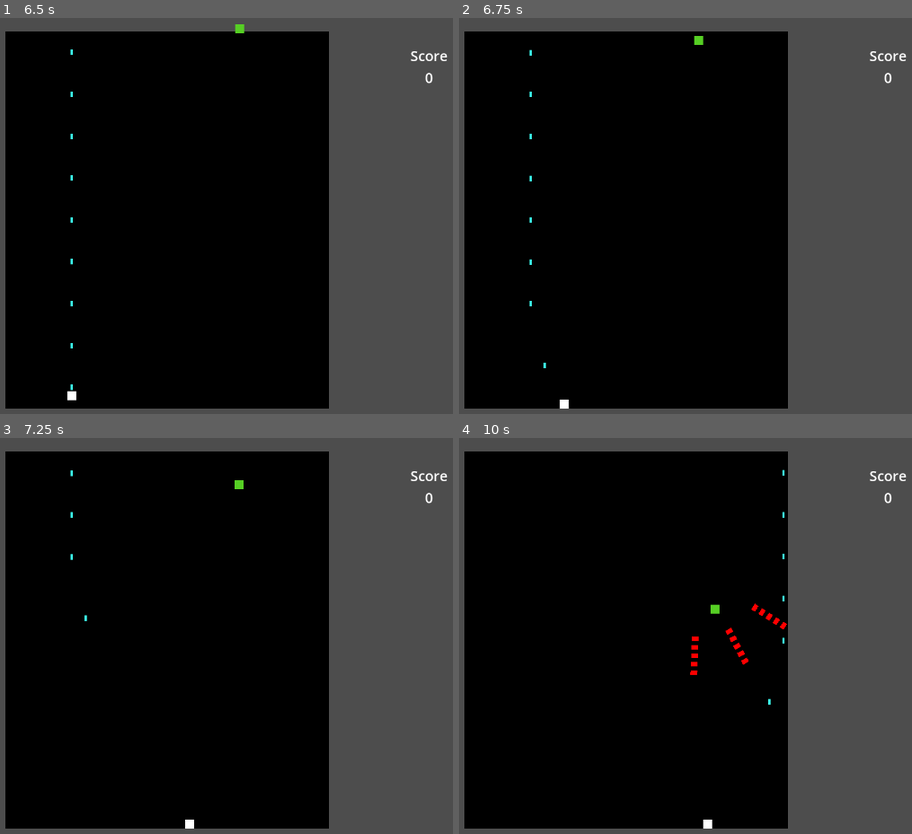
Above: before the commit, frames 1-4 (two rows, left to right).
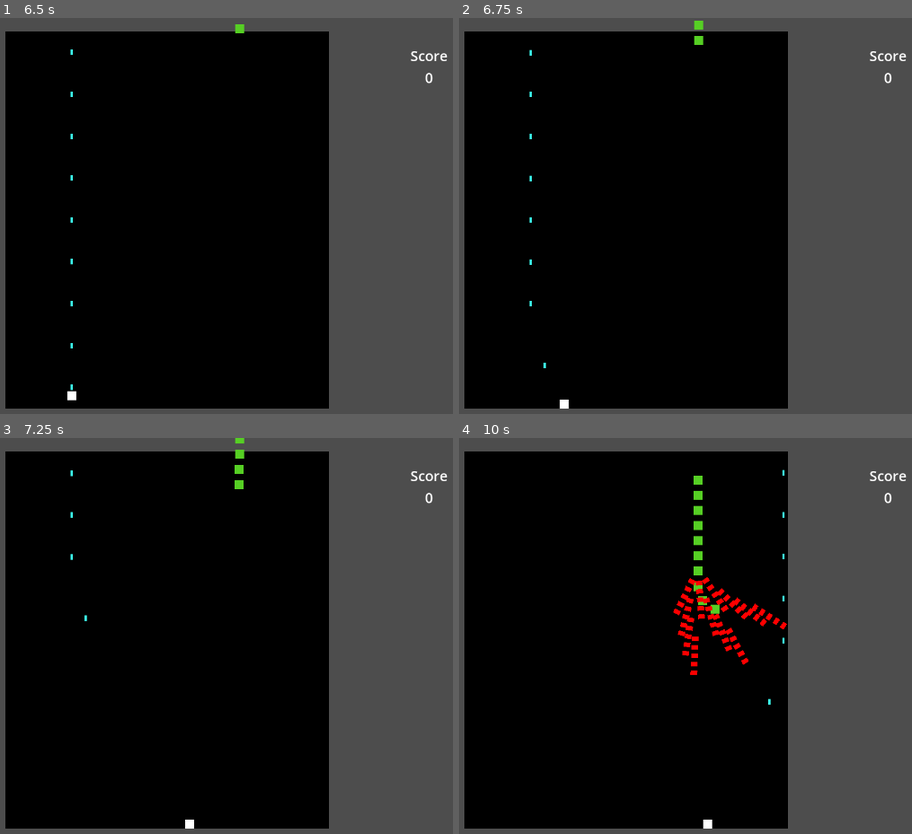
Above: after the commit, the same moments.

Repository: lukeledvina/Bullet-Hell-Godot
Game: Godot game, scene res://Scenes/main_menu.tscn
Two runs of this game, one before a commit and one after it. Both use one fixed random seed, a clock stepped at 60 frames per second and the inputs below.
Inputs:
- Up to frame 1 (6.5 s): click "Play" at 0.5 s; tap Enter at 1.25 s; hold D (right) 1.28-2.03 s; hold Space (shoot) 1.28-2.03 s; hold S (down) 2.03-2.78 s; tap Space (shoot) at 2.1, 3.6, 5.1 s; hold D (right) 2.78-3.53 s; hold Space (shoot) 2.78-3.53 s; hold W (up) 3.53-4.28 s; hold Space (shoot) 4.28-5.03 s; hold A (left) 4.28-5.78 s; hold S (down) from 5.78 s (still down); hold Space (shoot) from 5.78 s (still down)
- Up to frame 2 (6.75 s): release S (down) at 6.53 s; release Space (shoot) at 6.53 s; hold D (right) from 6.53 s (still down); tap Space (shoot) at 6.6 s
- Up to frame 3 (7.25 s): keep holding D (right)
- Up to frame 4 (10 s): release D (right) at 7.28 s; hold W (up) 7.28-8.03 s; hold Space (shoot) 7.28-8.03 s; hold D (right) 8.03-8.78 s; tap Space (shoot) at 8.1, 9.6 s; tap Enter at 8.75 s; hold S (down) 8.78-9.53 s; hold Space (shoot) 8.78-9.53 s; hold A (left) from 9.53 s (still down)

Frame 1 is identical in both runs. In frame 2, less than 0.1% of the frame differs, in the area x 51-54%, y 0-3%; in frame 3, 0.1%; in frame 4, 1.2%, in the area x 47-69%, y 9-56%.

Commit message:
Clears projectiles from screen when player gets hit

Diff:
--- a/Scenes/level.tscn
+++ b/Scenes/level.tscn
@@ -120,4 +120,6 @@
 [node name="CollisionShape2D" type="CollisionShape2D" parent="LevelProgressionPoints/LevelProgress1"]
 shape = SubResource("RectangleShape2D_oukaf")
 
+[node name="EnemyProjectiles" type="Node" parent="."]
+
 [connection signal="area_entered" from="LevelProgressionPoints/LevelProgress1" to="." method="_on_level_progress_1_area_entered"]
--- a/Scripts/enemy.gd
+++ b/Scripts/enemy.gd
@@ -20,6 +20,7 @@
 @onready var rotater: Node2D = $Rotater
 
 @onready var player: CharacterBody2D = $"../../../../Player"
+@onready var enemy_projectile_container: Node = $"../../../../../EnemyProjectiles"
 
 @onready var path_follow: PathFollow2D = $"../"
 var progress_rate: float = 0.1
@@ -72,9 +73,7 @@
 		for point in rotater.get_children():
 			var projectile = projectile_scene.instantiate()
 			projectile.speed = projectile_speed
-			var root = get_tree().get_root()
-			var current_scene = root.get_child(root.get_child_count()-1)
-			current_scene.add_child.call_deferred(projectile)
+			enemy_projectile_container.add_child.call_deferred(projectile)
 			projectile.global_position = point.global_position
 			projectile.global_rotation = point.global_rotation
 			call_deferred("emit_signal", "enemy_projectile_created", projectile)
--- a/Scripts/level.gd
+++ b/Scripts/level.gd
@@ -6,7 +6,8 @@
 @onready var score_number_label: Label = $Game/UserInterface/MarginContainer/VBoxContainer/ScoreNumber
 @onready var enemies: Node2D = $Game/Enemies/Path2D/PathFollow2D
 @onready var game: Node2D = $Game
-@onready var enemy_path: PathFollow2D = $Game/Enemies/Path2D/PathFollow2D
+@onready var enemy_path: Path2D = $Game/Enemies/Path2D
+@onready var enemy_projectile_container: Node = $EnemyProjectiles
 
 var game_scroll_speed: int = 5
 
@@ -24,11 +25,20 @@
 
 
 func _on_player_killed():
+	for projectile in enemy_projectile_container.get_children():
+		projectile.queue_free()
+
 	player.death()
 
 
 func _on_level_progress_1_area_entered(_area):
-	var new_bug = bug.instantiate()
-	new_bug.connect("enemy_killed", _on_enemy_killed)
-	new_bug.connect("enemy_projectile_created", _on_enemy_projectile_created)
-	enemy_path.call_deferred("add_child", new_bug)
+	for i in range(10):
+		var path_follow: PathFollow2D = PathFollow2D.new()
+		path_follow.rotates = false
+		path_follow.loop = false
+		var new_bug: CharacterBody2D = bug.instantiate()
+		path_follow.add_child(new_bug)
+		new_bug.connect("enemy_killed", _on_enemy_killed)
+		new_bug.connect("enemy_projectile_created", _on_enemy_projectile_created)
+		enemy_path.call_deferred("add_child", path_follow)
+		await get_tree().create_timer(0.3).timeout
